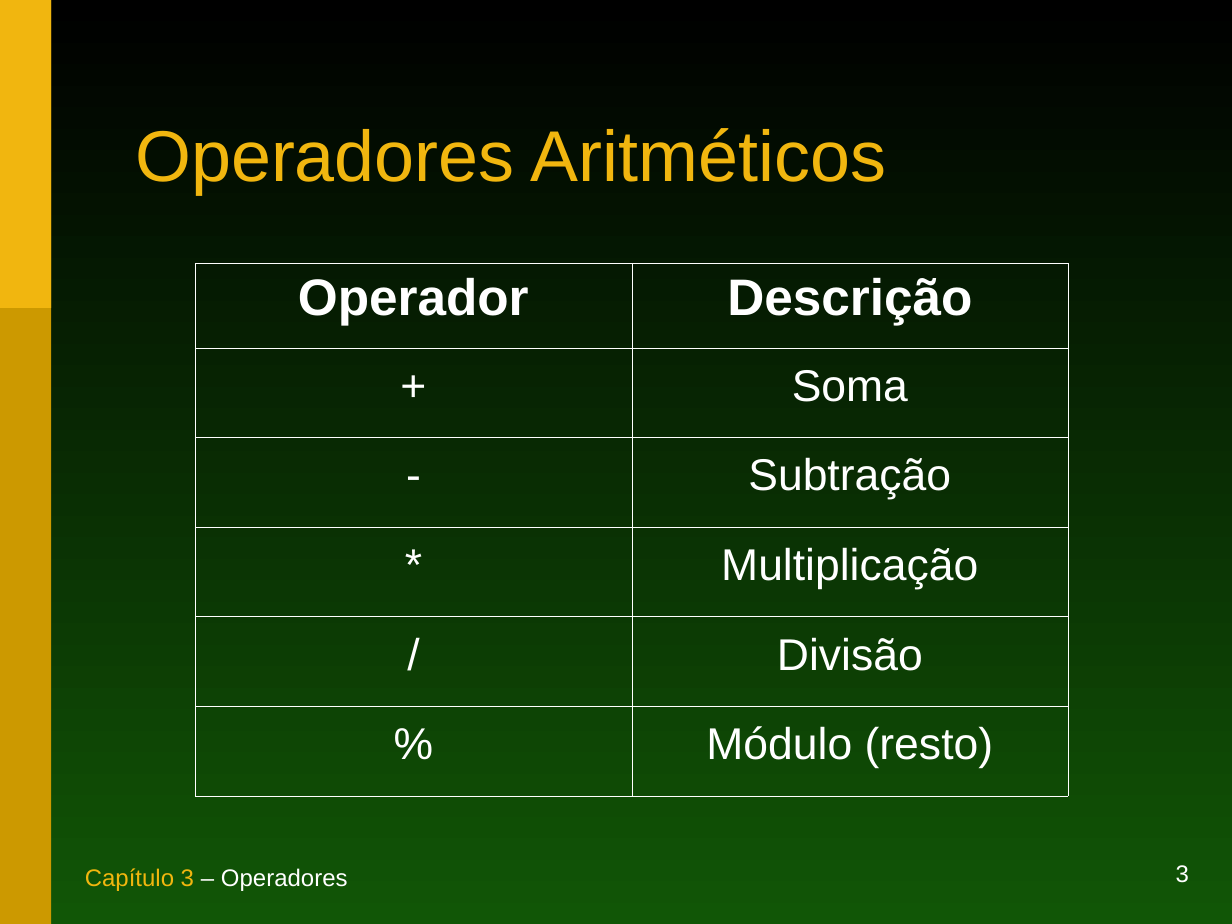
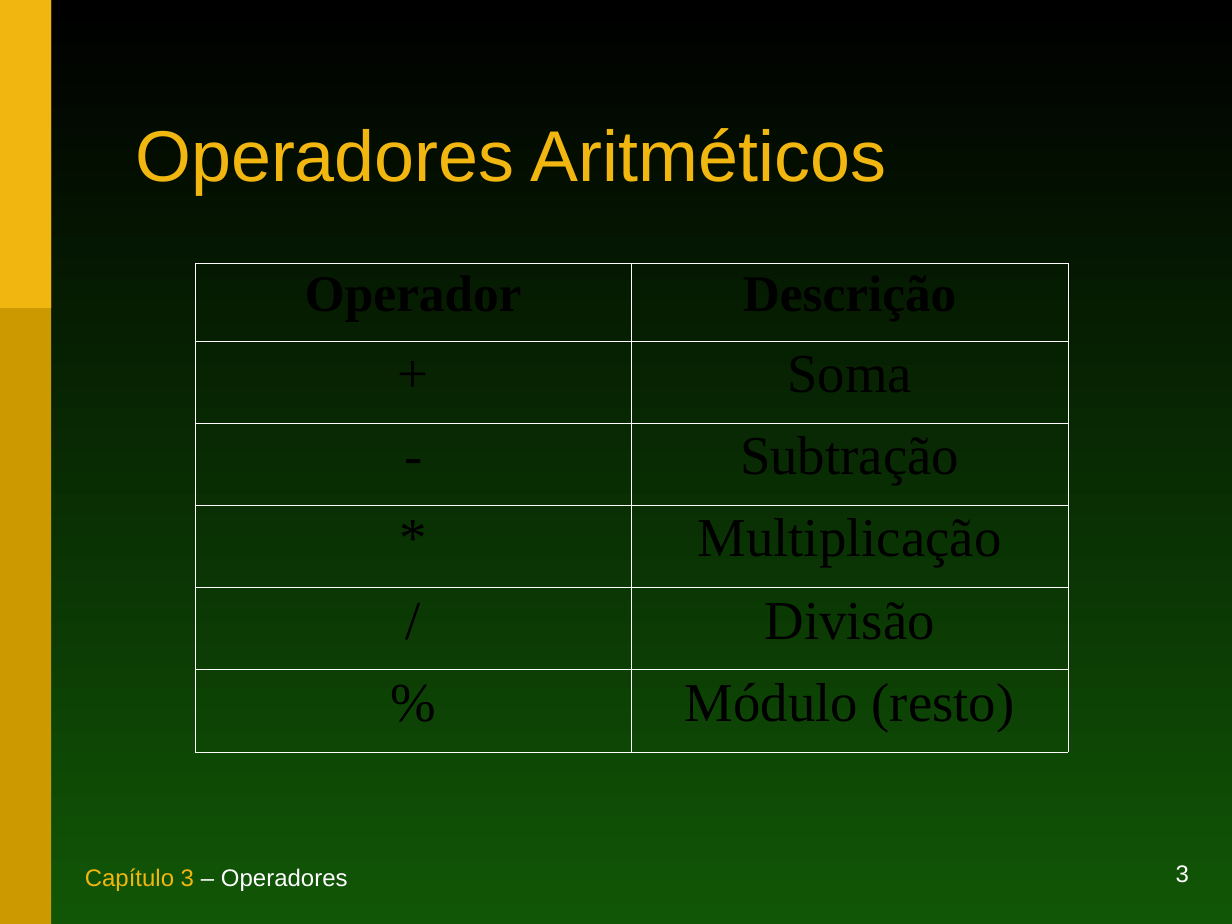
Before and after one commit to duchesqui/slzvieira-training, a slide deck: slide 3 of 1-Java-Programmer-Modulo-I/03.Capitulo03.ppt. Drawn at 1232x924 pixels with LibreOffice and Linux fonts; fonts in the diff are those of the drawing. Boxes give left, top, right and bottom in pixels: in the first picture for what was removed or moved away, otherwise in the second. Text is boxed around its words. In the diff, an @@ line names an element or a change of style, - is before the commit and + after.

```diff
--- a/1-Java-Programmer-Modulo-I/03.Capitulo03.ppt
+++ b/1-Java-Programmer-Modulo-I/03.Capitulo03.ppt
@@ table at [195, 264, 1067, 753] @@
@@ font Arial to Times New Roman, text colour #FFFFFF to #000000 @@
@@ size 26 to 32 pt in "+", "Soma", "-", "Subtração" and 6 more places @@
```
Also in this commit, not shown: 8 other slides changed, 32 other files.
